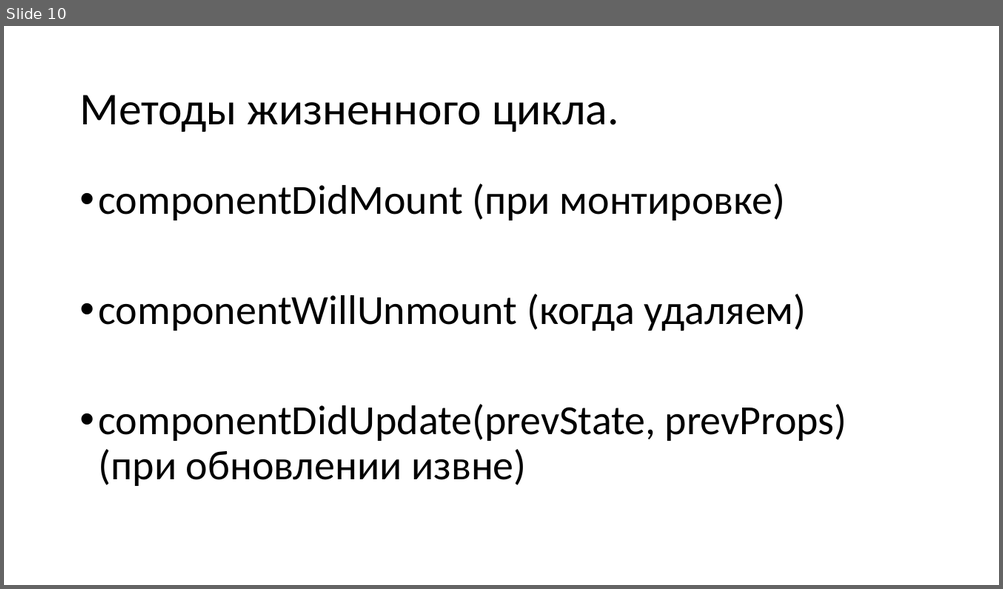
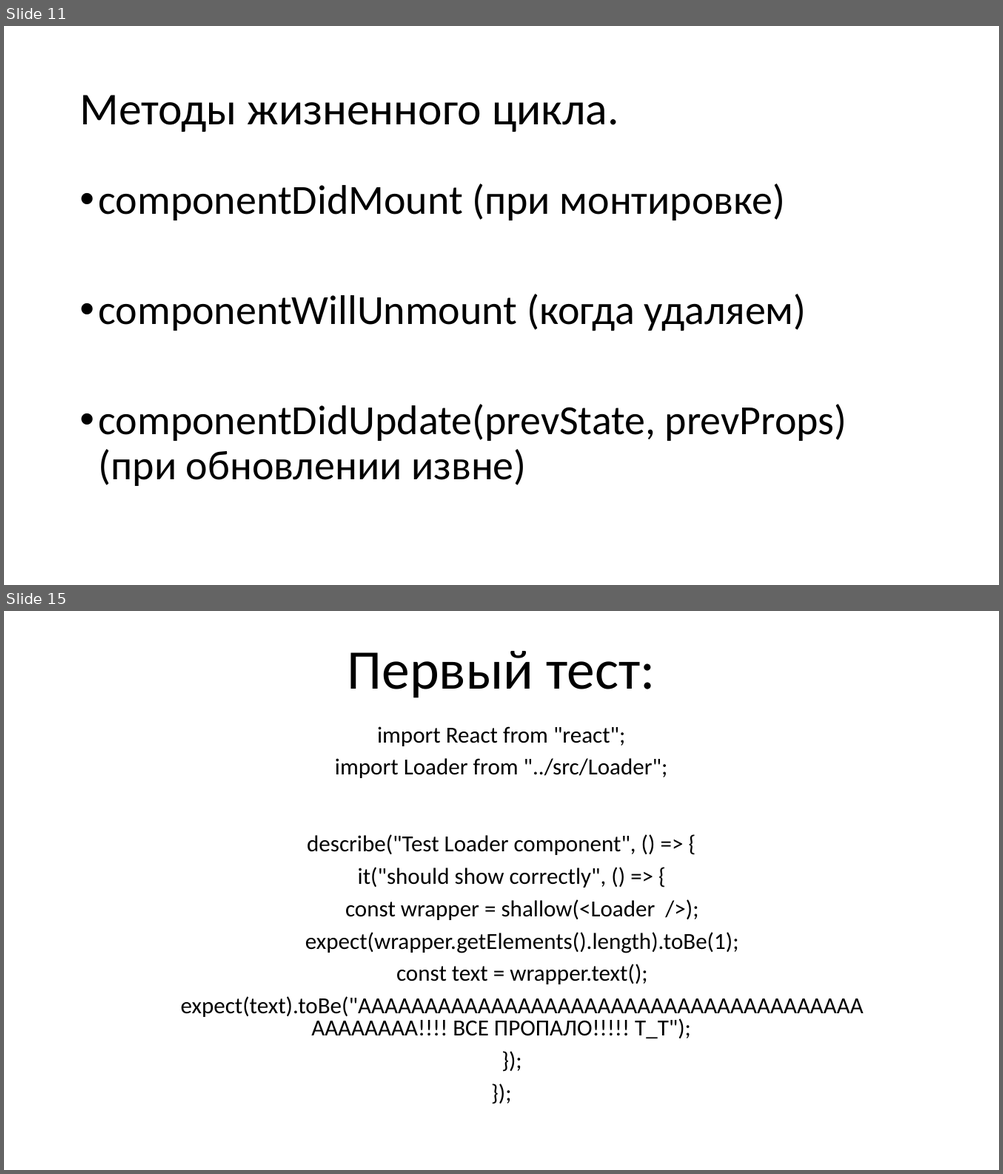
Before and after one commit to spiderpoul/react-redux-hooks, a slide deck: React.pptx. Shown one above the other, each under a label of ours: slide 10 before the commit, slides 11 and 15 after it; the slides between them are not shown. The pictures are 1003x589 and 1003x1174 pixels, drawn with LibreOffice and Linux fonts; fonts in the diff are those of the drawing. Boxes give left, top, right and bottom in pixels: in the first picture for what was removed or moved away, otherwise in the second. Text is boxed around its words. In the diff, an @@ line names an element or a change of style, - is before the commit and + after.

```diff
--- a/React.pptx
+++ b/React.pptx
@@ slide 15 added at box(4, 611, 999, 1170), background #FFFFFF @@
@@ title added at box(347, 651, 654, 698), 54 pt, text #000000 @@
+Первый тест:
@@ subtitle added at box(181, 726, 863, 1039), 22.2 pt, text #000000 @@
+import React from "react";
+import Loader from "../src/Loader";
+describe("Test Loader component", () => {
+it("should show correctly", () => {
+const wrapper = shallow(<Loader />);
+expect(wrapper.getElements().length).toBe(1);
+const text = wrapper.text();
+expect(text).toBe("АААААААААААААААААААААААААААААААААААААААААААААА!!!! ВСЕ ПРОПАЛО!!!!! Т_Т");
+});
+});
@@ what was slide 10 is now slide 11 @@
```
Also in this commit, not shown: 2 slides changed, 4 other slides added, 9 other files.
